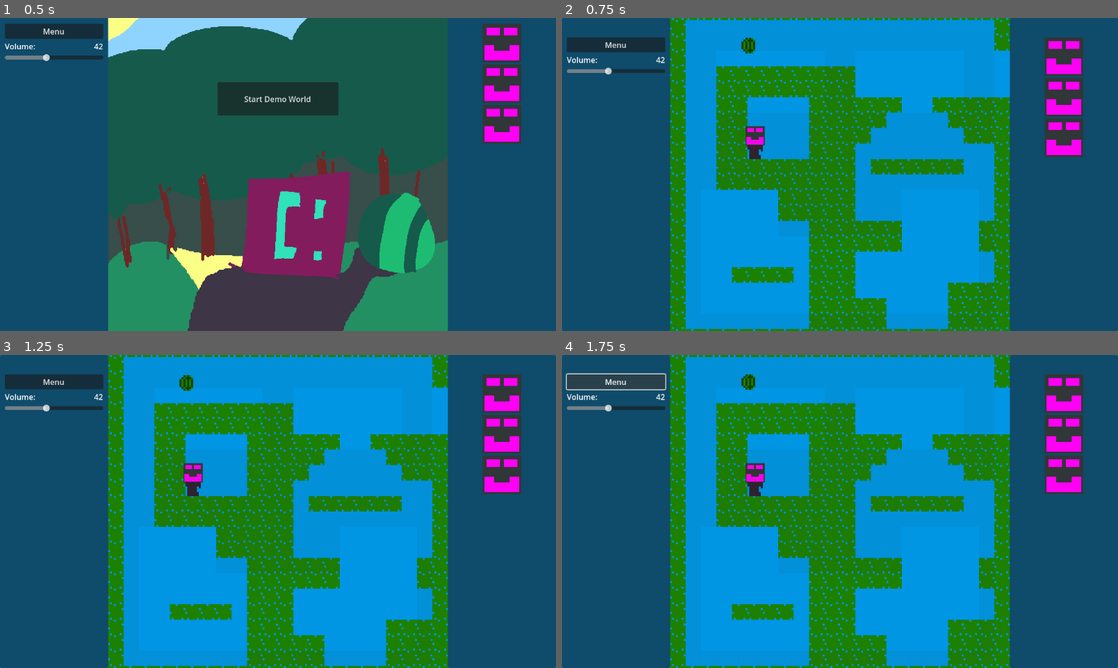
Above: before the commit, frames 1-4 (two rows, left to right).
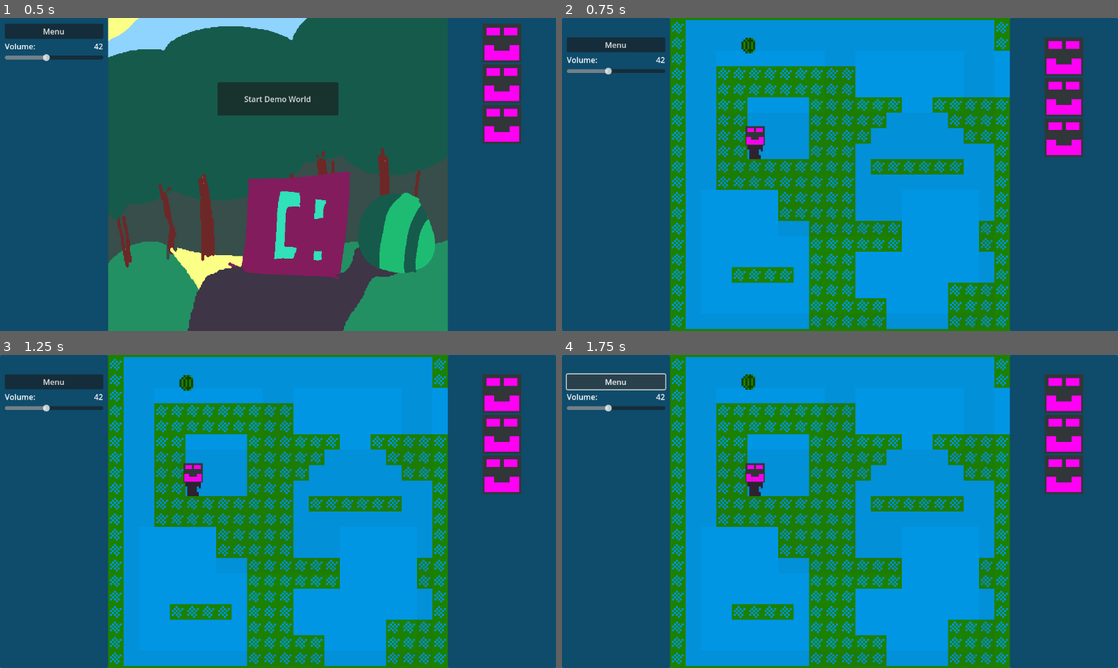
Above: after the commit, the same moments.

Repository: MightyLuu/rotatethatmaskinthejunglegame
Game: Godot game, scene res://assets/game_scene.tscn
The game is run twice, just before and just after one commit, with the same random seed, the same clock (stepped at 60 frames per second) and the same inputs.
Inputs:
- Up to frame 1 (0.5 s): no input
- Up to frame 2 (0.75 s): click "Start Demo World" at 0.5 s
- Up to frame 3 (1.25 s): no input
- Up to frame 4 (1.75 s): click "Menu" at 1.25 s

Frame 1 is identical in both runs. In frame 2, 8.6% of the frame differs, in the area x 19-81%, y 0-100%; in frame 3, 8.6%; in frame 4, 8.6%.

Commit message:
better blätter

Diff:
--- a/assets/levels/demo.tscn
+++ b/assets/levels/demo.tscn
@@ -6,7 +6,7 @@
 [ext_resource type="PackedScene" uid="uid://d1xaokndudiuq" path="res://assets/levels/portal.tscn" id="4_ct103"]
 
 [node name="TileMapLayer" type="TileMapLayer"]
-tile_map_data = PackedByteArray("AAD5/wYAAAAAAAAAAAD6/wYAAAA …(2318 unchanged characters)… AAAAAAAAAD/////AAAAAAAAAAD//wAAAAAAAAAAAAD//wQAAAAAAAAAAAD//wUAAAAAAAAAAAD//wYAAA …(1004 unchanged characters)…
+tile_map_data = PackedByteArray("AAD5/wYAAAAAAAAAAAD6/wYAAAA …(2318 unchanged characters)… AAAAAAAAAD/////AAAAAAAAAAD//wAAAAAAAAAAADD//wQAAAAAAAAAAAD//wUAAAAAAAAAAAD//wYAAA …(1004 unchanged characters)…
 tile_set = ExtResource("1_m10if")
 script = ExtResource("3_m10if")
 
Binary file changed: assets/levels/blyater.png
